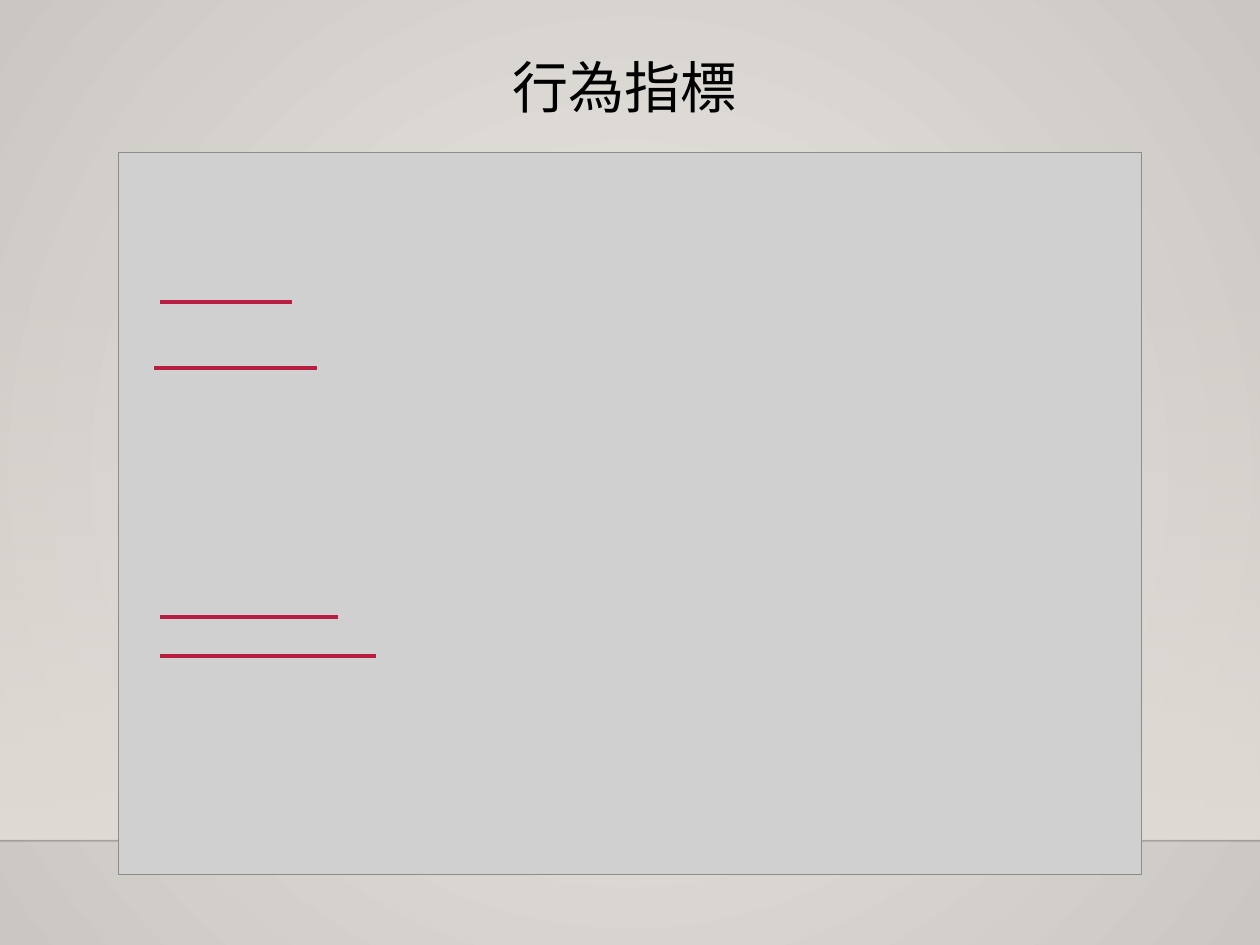
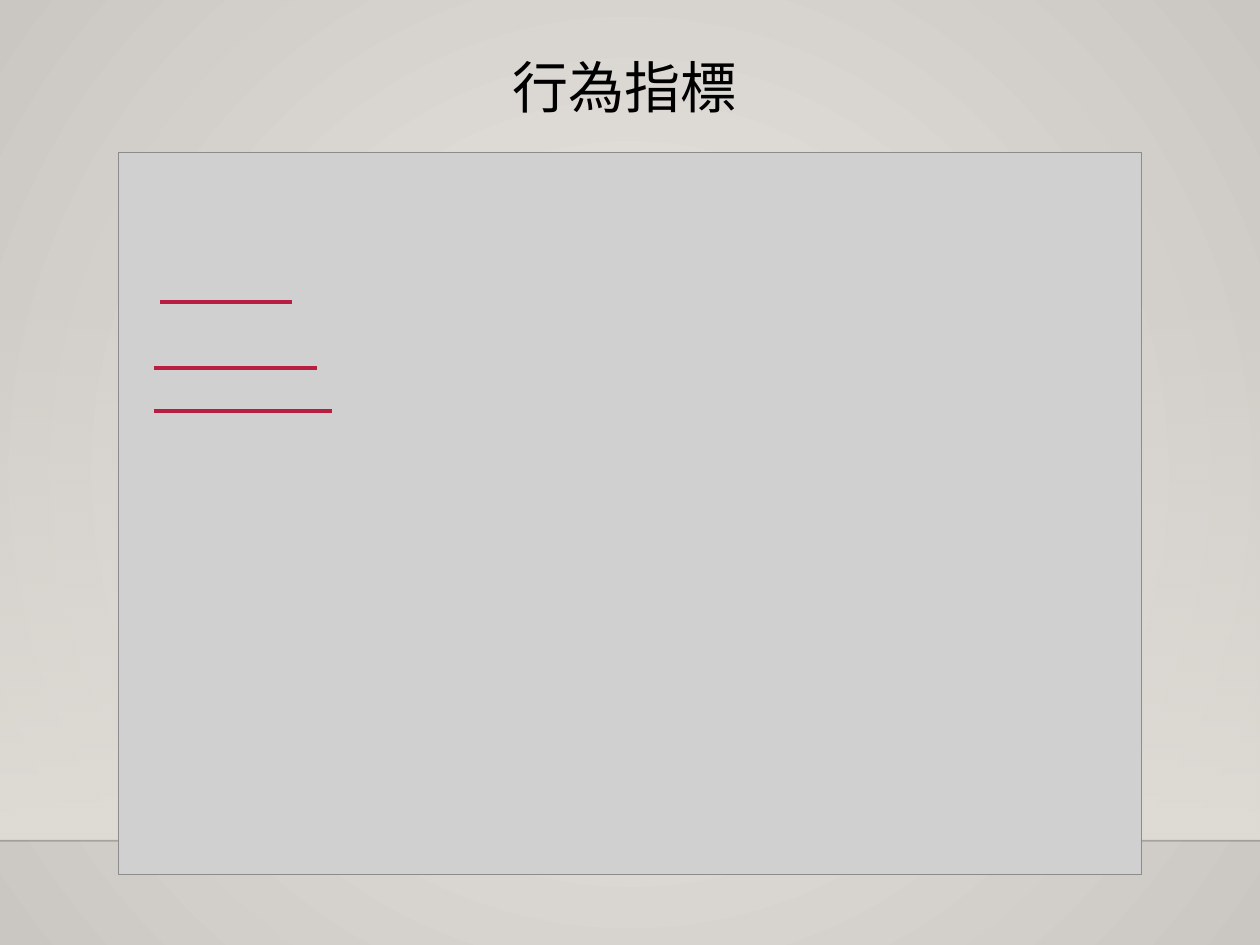
Before and after one commit to sam052003/AI-Forum-2025_SE3, a slide deck: slide 6 of slides/speaker2.pptx (slide 7 before the commit). Drawn at 1260x945 pixels with LibreOffice and Linux fonts; fonts in the diff are those of the drawing; grey boxes stand for pictures; background and template pictures are left out. Boxes give left, top, right and bottom in pixels: in the first picture for what was removed or moved away, otherwise in the second. Text is boxed around its words. In the diff, an @@ line names an element or a change of style, - is before the commit and + after.

```diff
--- a/slides/speaker2.pptx
+++ b/slides/speaker2.pptx
@@ line moved from (160, 617) - (338, 617) to (154, 411) - (333, 411) @@
@@ line removed from (160, 655) to (377, 655) @@
```
Also in this commit, not shown: 3 other slides changed, 1 other file.
